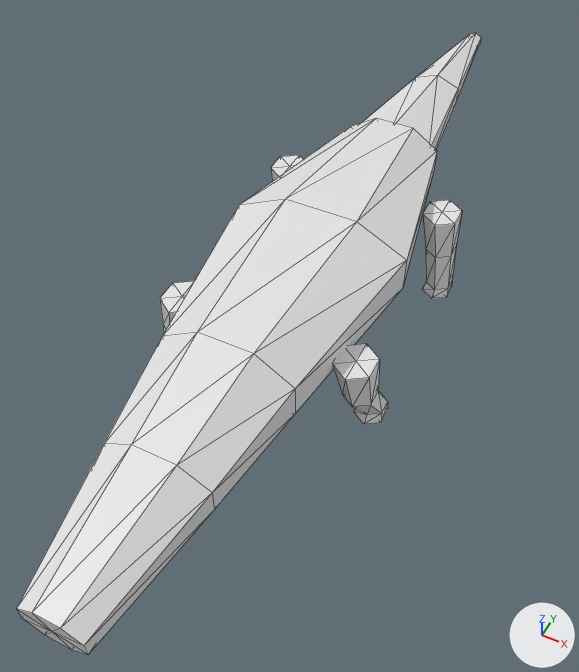
A saved change to the OBJ model data/animals/jacare/walk/4.obj.
The view is the same before and after, from a camera (50 mm lens) standing at (0.59, -1.35, 1.55) and looking at (-0.02, -0.12, 0.02). Every picture has the same lights, and +X, +Y and +Z are marked at lower right. The picture after the commit comes second. Mesh edges are drawn as thin lines. Where no turn or scale is listed for an object, it has been applied to the vertices.

Names of what the first picture shows: 'jacare_walk_4'.
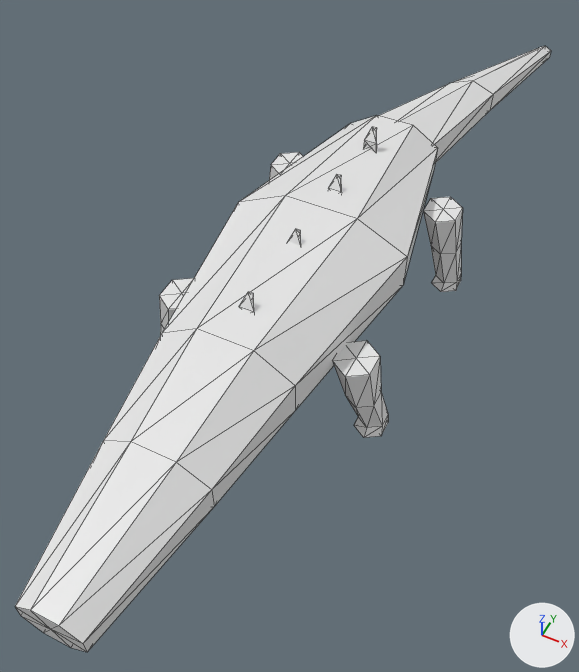
Location of each change, (x1, y1, x2, y2) in pixels of the pictures (579 x 672 px; the box of a moved part takes in the faces that stretch with it):
'jacare_walk_4', reshaped (15% wider): before (17, 33, 481, 654); after (15, 46, 551, 652)
part 1 of me_jacare_walk_4, moved or reshaped: before (17, 118, 437, 654); after (15, 115, 437, 652)
part 2 of me_jacare_walk_4, moved or reshaped: before (271, 155, 303, 181); after (269, 152, 303, 180)
part 3 of me_jacare_walk_4, rebuilt: before (423, 200, 462, 298); after (423, 197, 463, 292)
part 4 of me_jacare_walk_4, rebuilt: before (362, 33, 481, 149); after (379, 46, 551, 163)
part 5 of me_jacare_walk_4, built on: before (160, 281, 388, 424); after (159, 127, 388, 437)

Diff of the bpy script that builds the scene:
```diff
--- a/data/animals/jacare/walk/4.obj.py
+++ b/data/animals/jacare/walk/4.obj.py
@@ me_jacare_walk_4 @@
 # used by ob_jacare_walk_4; location = (0.0, 0.0, 0.0)
-me_jacare_walk_4.from_pydata(...)  # 166 vertices, 308 faces; spans x -0.29..0.29, y -1.05..1.25, z 0.0..0.35
+me_jacare_walk_4.from_pydata(...)  # 206 vertices, 372 faces; spans x -0.3..0.3, y -1.05..1.25, z 0.0..0.39
+# me_jacare_walk_4 part 1: the loose piece of 42 vertices spanning x -0.22..0.22, y -1.05..0.48, z 0.13..0.35 is moved by (0.0, 0.0, 0.01)
+# me_jacare_walk_4 part 2: the loose piece of 26 vertices spanning x -0.29..-0.18, y 0.22..0.34, z 0.0..0.22 is multiplied about its middle by the matrix ((1.049, -0.013, 0.045), (0.009, 1.045, 0.099), (-0.046, -0.099, 1.044)), then moved by (-0.01, -0.02, 0.0)
+# me_jacare_walk_4 part 3: the loose piece of 26 vertices spanning x 0.18..0.29, y 0.19..0.34, z 0.0..0.22 is rebuilt with 26 vertices and now spans x 0.18..0.3, y 0.22..0.34, z 0.0..0.23
+# me_jacare_walk_4 part 4: the loose piece of 20 vertices spanning x -0.11..0.11, y 0.46..1.25, z 0.14..0.3 is rebuilt with 20 vertices and now spans x -0.11..0.26, y 0.46..1.25, z 0.15..0.31
+# me_jacare_walk_4 part 5
+# 48 vertices are removed from x -0.29..0.29, y -0.34..-0.19, z 0.0..0.22
+# 96 faces are deleted
+# 4 vertices move within x -0.24..0.24, y -0.32..-0.24, z 0.12
+# 71 vertices are added at x -0.3..0.3, y -0.36..0.32, z 0.0..0.39
+# 11 new vertices lie (0.0, 0.04, 0.0) away from vertices in x -0.3..0.28, y -0.33..-0.28, z 0.0..0.12
+# 6 new vertices lie (0.04, 0.03, 0.0) away from vertices in x -0.26..0.22, y -0.34..-0.25, z 0.23
+# 160 new faces join them
```
